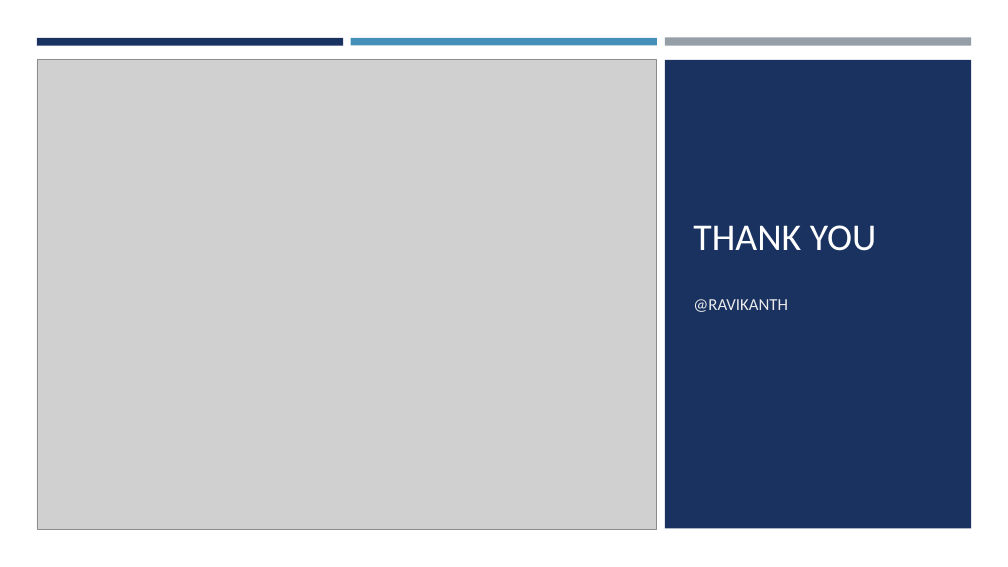
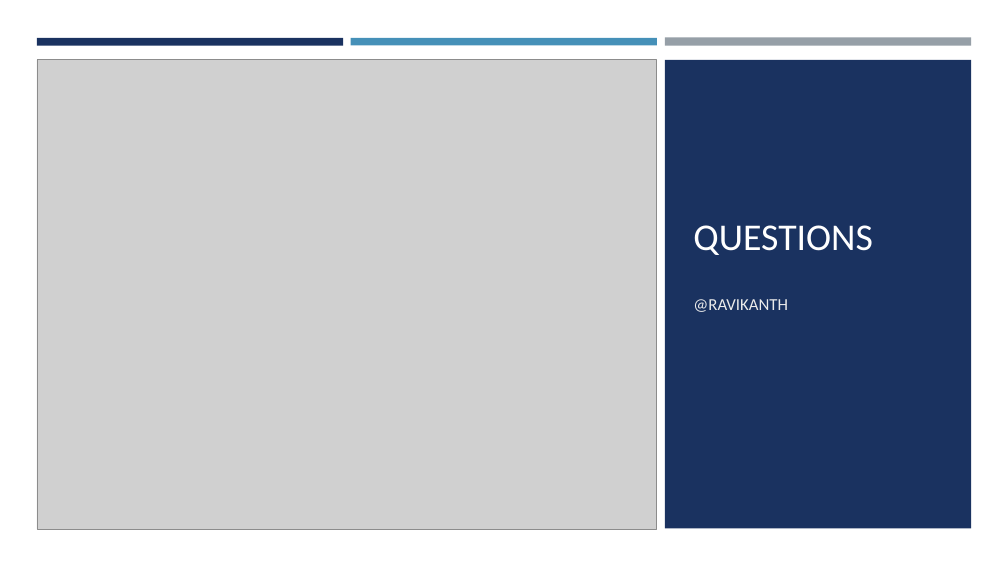
Before and after one commit to rchaganti/GAB2021, a slide deck: slide 8 of Bicep/Azure_Bicep-Ravikanth-Chaganti.pptx. Drawn at 1008x567 pixels with LibreOffice and Linux fonts; fonts in the diff are those of the drawing; grey boxes stand for pictures. Boxes give left, top, right and bottom in pixels: in the first picture for what was removed or moved away, otherwise in the second. Text is boxed around its words. In the diff, an @@ line names an element or a change of style, - is before the commit and + after.

```diff
--- a/Bicep/Azure_Bicep-Ravikanth-Chaganti.pptx
+++ b/Bicep/Azure_Bicep-Ravikanth-Chaganti.pptx
@@ title at (693, 225, 872, 255): text changed @@
-THANK YOU
+QUESTIONS
```
Also in this commit, not shown: 1 other slide changed.
